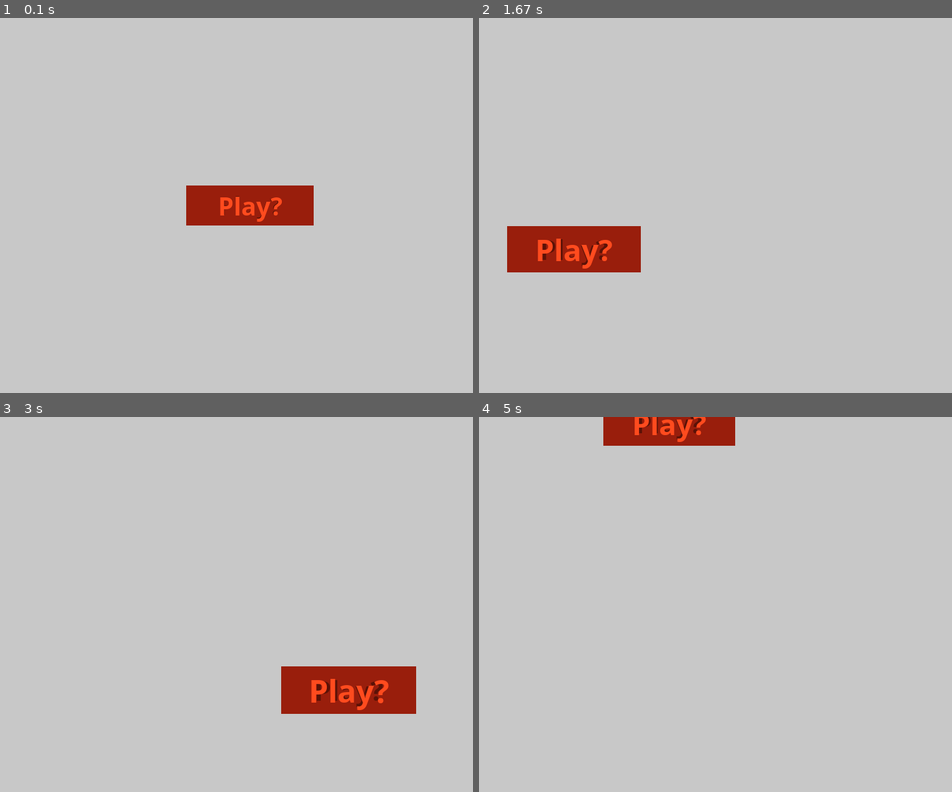
Above: before the commit, frames 1-4 (two rows, left to right).
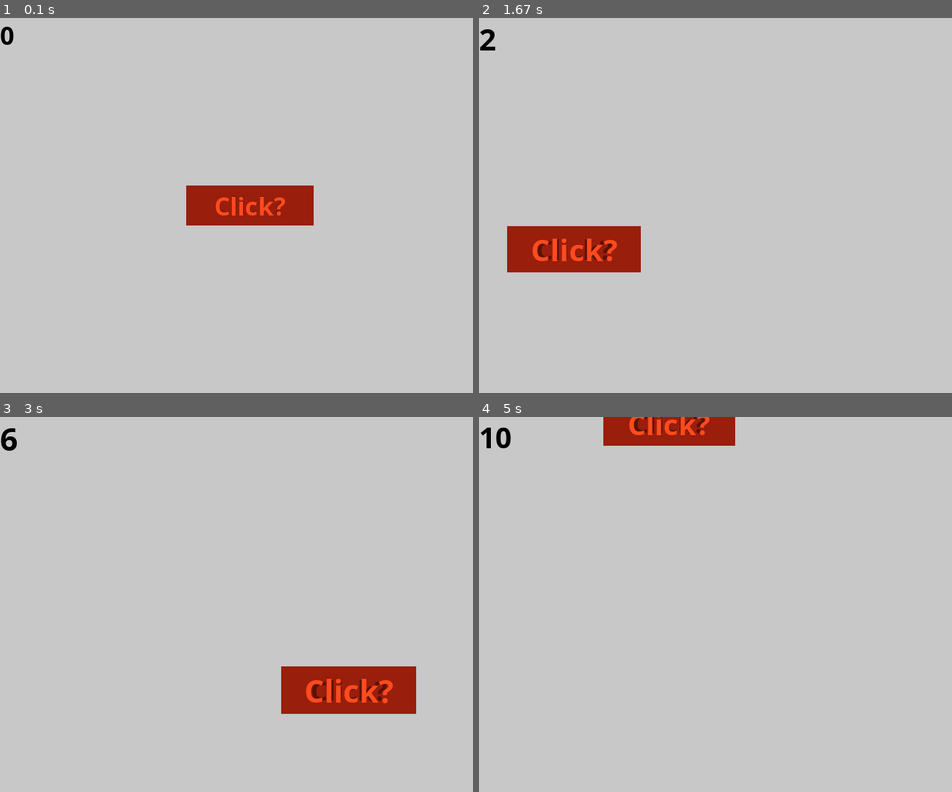
Above: after the commit, the same moments.

Repository: PerronBr826/pygame-jumping-block
Game: pygame game, started from main.py
Same seed, same stepped clock (60 frames per second), same inputs: the game is played once before the commit and once after it.
Inputs (mouse positions are in pixels of both pictures, inside the frame that each line leads up to):
- Up to frame 1 (0.1 s): no input
- Up to frame 2 (1.67 s): click (729, 205) at 0.38 s; click (729, 228) at 0.72 s; click (710, 183) at 1.55 s, where only the run after the commit has a clickable "Click?"
- Up to frame 3 (3 s): click (94, 649) at 1.88 s, where only the run after the commit has a clickable "Click?"; click (94, 683) at 2.22 s, where only the run after the commit has a clickable "Click?"; click (170, 638) at 2.55 s, where only the run after the commit has a clickable "Click?"; click (350, 574) at 2.88 s
- Up to frame 4 (5 s): click (829, 690) at 3.22 s, where only the run after the commit has a clickable "Click?"; click (791, 443) at 3.55 s, where only the run after the commit has a clickable "Click?"; click (833, 537) at 3.88 s; click (743, 754) at 4.72 s, where only the run after the commit has a clickable "Click?"

The runs differ from the first frame. In frame 1, 0.5% of the frame differs, in the area x 0-61%, y 2-55%; in frame 2, 0.8%; in frame 3, 0.9%, in the area x 0-84%, y 3-79%; in frame 4, 0.8%.

Commit message:
Update main.py

Diff:
--- a/main.py
+++ b/main.py
@@ -22,6 +22,8 @@
     clock = pygame.time.Clock() # Initialize the clock here
     running = True
     text = "Button?"
+    clickspersec = 0
+    frames = 0
 
     def darken(color, dark):
         return (pygame.math.clamp(color[0] * dark, 0, 255),pygame.math.clamp(color[1] * dark, 0, 255),pygame.math.clamp(color[2] * dark, 0, 255),)
@@ -43,6 +45,8 @@
 
 
     while running:
+        frames += 1
+
         for event in pygame.event.get():
             if event.type == pygame.QUIT:
                 running = False
@@ -50,6 +54,7 @@
                 if button.collidepoint(event.pos):
                     button_x = rand.randint(0, WINDOW_WIDTH)
                     button_y = rand.randint(0, WINDOW_HEIGHT)
+                    clickspersec += 1
             elif event.type == pygame.KEYDOWN:
                 if event.key == pygame.K_ESCAPE:
                     running = False
@@ -67,13 +72,13 @@
             faux_x = button_length + button_hovertime
             faux_y = button_width + button_hovertime
             button_color = (darken(button_color, 0.8))
-            text = "Play!"
+            text = "Click!"
         else:
             button_hovertime = pygame.math.clamp((button_hovertime + 1) * 0.9, 0, 30)
             faux_x = button_length + button_hovertime
             faux_y = button_width + button_hovertime
             button_color = (darken(button_color, 0.6))
-            text = "Play?"
+            text = "Click?"
 
         button.size = [faux_x, faux_y]
         button.topleft = [button_x - faux_x/2, button_y - faux_y/2]
@@ -89,8 +94,12 @@
         surf_rect2 = surf2.get_rect()
         surf_rect2.center = button.center
 
+
+        surf3 = font.render(str(clickspersec), True, (0,0,0))
+
         screen.blit(surf2, surf_rect2) # surf is the text for the button, and surf_rect is the surface (area on the screen) where the button text will be drawn
         screen.blit(surf, surf_rect) # surf is the text for the button, and surf_rect is the surface (area on the screen) where the button text will be drawn
+        screen.blit(surf3, pygame.rect.Rect(0,0,0,0)) # surf is the text for the button, and surf_rect is the surface (area on the screen) where the button text will be drawn
 
 
         pygame.display.flip()
